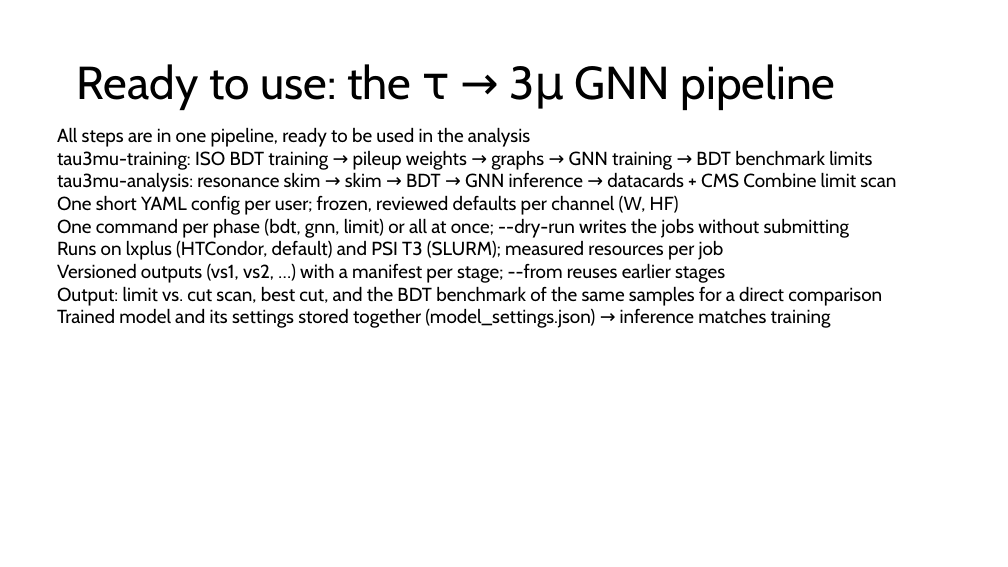
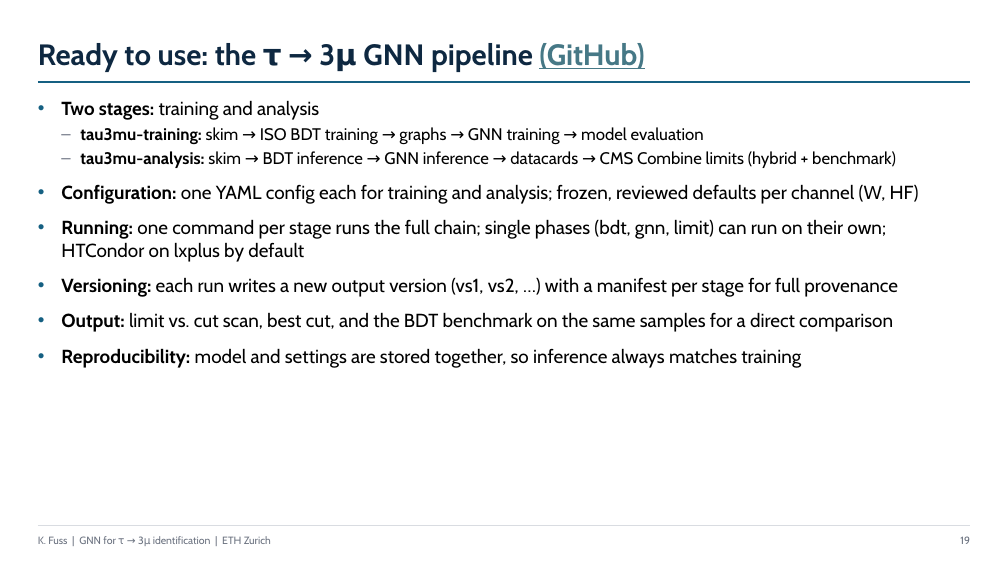
Before and after one commit to KaitoFuss/Tau3Mu_GNN, a slide deck: slide 19 of Tau3Mu_2nd_Presentation.pptx (slide 17 before the commit). Drawn at 1008x567 pixels with LibreOffice and Linux fonts; fonts in the diff are those of the drawing. Boxes give left, top, right and bottom in pixels: in the first picture for what was removed or moved away, otherwise in the second. Text is boxed around its words. In the diff, an @@ line names an element or a change of style, - is before the commit and + after.

```diff
--- a/Tau3Mu_2nd_Presentation.pptx
+++ b/Tau3Mu_2nd_Presentation.pptx
@@ title "Ready to use: the τ ..." at box(38, 43, 644, 72): vertical alignment middle to bottom @@
@@ title at box(38, 43, 644, 72): text changed; size 44 to 28 pt; text colour #000000 to #0E2841; bold on @@
-Ready to use: the τ → 3μ GNN pipeline
+Ready to use: the τ → 3μ GNN pipeline (GitHub)
@@ line added from (38, 82) to (970, 82), #156082 1.25 pt @@
@@ text at box(61, 100, 919, 368): text changed @@
-All steps are in one pipeline, ready to be used in the analysis
-tau3mu-training: ISO BDT training → pileup weights → graphs → GNN training → BDT benchmark limits
-tau3mu-analysis: resonance skim → skim → BDT → GNN inference → datacards + CMS Combine limit scan
-One short YAML config per user; frozen, reviewed defaults per channel (W, HF)
-One command per phase (bdt, gnn, limit) or all at once; --dry-run writes the jobs without submitting
-Runs on lxplus (HTCondor, default) and PSI T3 (SLURM); measured resources per job
-Versioned outputs (vs1, vs2, …) with a manifest per stage; --from reuses earlier stages
-Output: limit vs. cut scan, best cut, and the BDT benchmark of the same samples for a direct comparison
-Trained model and its settings stored together (model_settings.json) → inference matches training
+• Two stages: training and analysis
+– tau3mu-training: skim → ISO BDT training → graphs → GNN training → model evaluation
+– tau3mu-analysis: skim → BDT inference → GNN inference → datacards → CMS Combine limits (hybrid + benchmark)
+• Configuration: one YAML config each for training and analysis; frozen, reviewed defaults per channel (W, HF)
+• Running: one command per stage runs the full chain; single phases (bdt, gnn, limit) can run on their own; HTCondor on lxplus by default
+• Versioning: each run writes a new output version (vs1, vs2, …) with a manifest per stage for full provenance
+• Output: limit vs. cut scan, best cut, and the BDT benchmark on the same samples for a direct comparison
+• Reproducibility: model and settings are stored together, so inference always matches training
@@ line added from (38, 525) to (970, 525), #D9DCE1 0.5 pt @@
@@ text added at box(38, 536, 271, 544), 10 pt, text #6B7280 @@
+K. Fuss | GNN for τ → 3μ identification | ETH Zurich
@@ page number added at box(960, 536, 970, 544), 10 pt, text #6B7280 @@
+19
```
Also in this commit, not shown: 17 other slides changed, 8 slides added, 4 slides removed, 1 other file.
